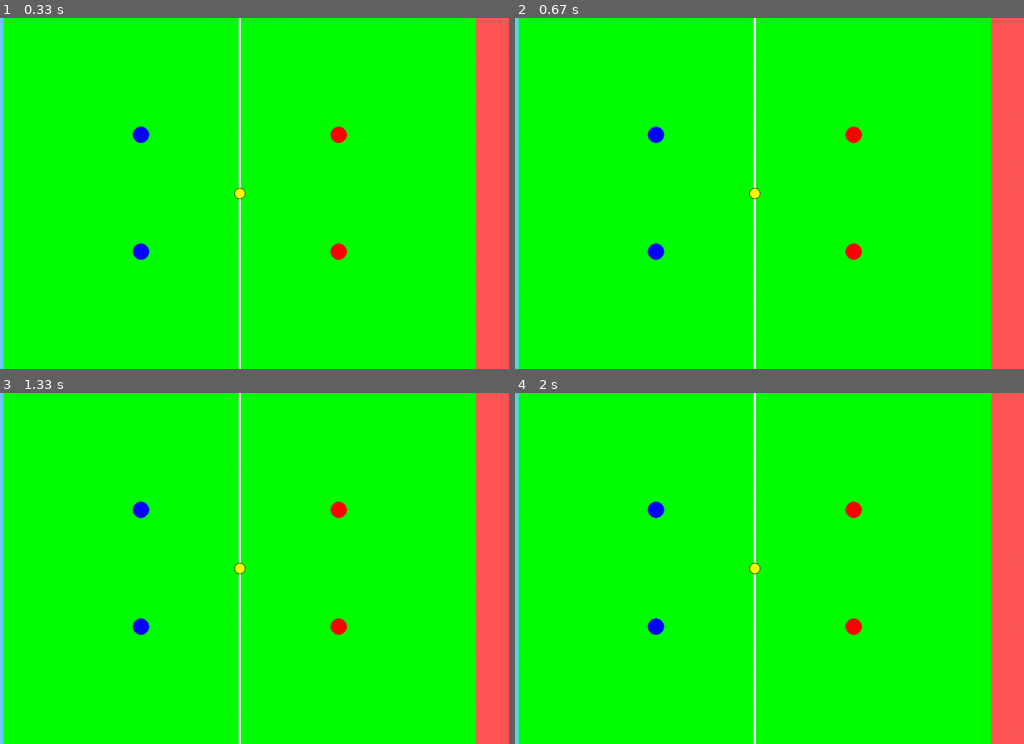
Above: before the commit, frames 1-4 (two rows, left to right).
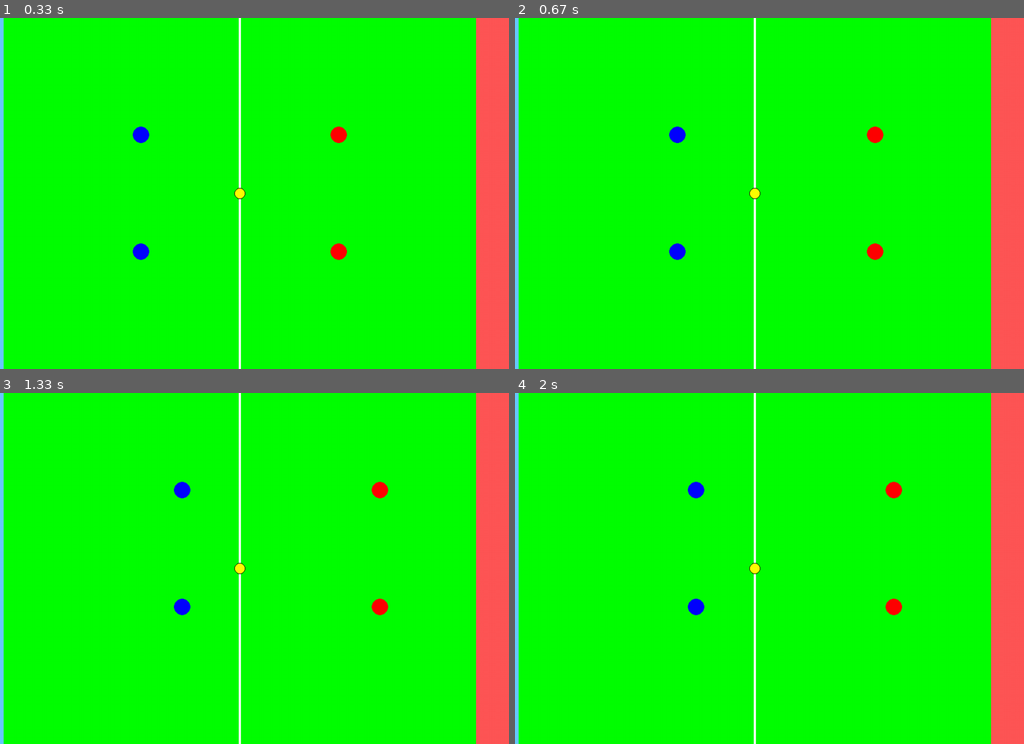
Above: after the commit, the same moments.

Repository: RL-RedLeaf/DiscUI
Game: pygame game, started from main.py
Same seed, same stepped clock (60 frames per second), same inputs: the game is played once before the commit and once after it.
Inputs:
- Up to frame 1 (0.33 s): no input
- Up to frame 2 (0.67 s): hold D from 0.33 s (still down)
- Up to frame 3 (1.33 s): release D at 0.8 s; hold W 0.83-1.13 s; hold D from 1.17 s (still down)
- Up to frame 4 (2 s): release D at 1.63 s; hold A from 1.67 s (still down)

Frame 1 is identical in both runs. In frame 2, 1.0% of the frame differs, in the area x 26-73%, y 30-69%; in frame 3, 1.0%; in frame 4, 1.0%, in the area x 26-77%, y 25-69%.

Commit message:
升级agent
现在在testmode下我们的四个球员都可以跟随键盘移动辣

Diff:
--- a/DiscUI.py
+++ b/DiscUI.py
@@ -226,7 +226,7 @@
         self.running=True
         self.mode=0 #策略模式，0为进攻，1为防守
         self.new_state=0
-        self.agent=TeamAgent(agent,self.event_bus)
+        self.agent=agent
         self.player_agent=player_agent
 
     def team_agent(self,event):               #进行队伍决策,这里接受的是gamestate的event
@@ -237,9 +237,9 @@
         num=event.team_player_num[self.team_id]
         pos_list=event.pos_dict[self.team_id]
         for i in range(num):
-            self.new_player = Player(i,self.team_id,pos_list[i],self.event_bus,self)
-            self.new_agent = PlayerAgent(self.player_agent[i],self.new_player,self.event_bus)
-            self.new_player.agent = self.new_agent
+            self.new_player = Player(i,self.team_id,pos_list[i],self.event_bus,self,self.player_agent[i])
+            self.player_agent[i].player = self.new_player
+            self.player_agent[i].event_bus = self.event_bus
             self.player_list.append(self.new_player)
         self.event_bus.publish(TeamStateEvent(self,self))
 
@@ -258,13 +258,13 @@
         self.pos=pos
         self.team=team
         self.agent=agent
-        self.event_bus.subscribe(TeamModeEvent,self.set_team_mode)
-        pass
-
-    def set_team_mode(self,event:TeamModeEvent):                     #队员自己的决策
+        self.event_bus.subscribe(TeamModeEvent,self.main)
+        pass
+    def __str__(self):
+        return f"TeamMember:{self.id} from Team:{self.team_id}"
+    def main(self,event:TeamModeEvent):                     #队员自己的决策
         self.team_mode = event.mode
         self.agent.inform(event.gamestate)
-    def main(self):
         self.agent.agent()
     def fetch(self,disc):
         self.event_bus.publish(DiscCaughtEvent(self,disc))
@@ -352,6 +352,7 @@
         if self.state == 3:  #处理飞盘抢夺。我选择直接随机（
             self.holder = self.sub_holder[random.randrange(0,len(self.sub_holder))]
             self.state = 2
+            self.pos = self.holder.pos
 
         """这里要补一个处理抢夺飞盘的逻辑, 但是空白太小写不下, 留待后人来写awa"""
 
@@ -413,23 +414,10 @@
         pygame.display.flip()
 
 
-def player_agent_tester(self,event):
-    # if event.sender.team_id == self.team_id:
-    #     print(1)
-    # else:
-    #     pass
-    pass
-def team_agent_tester(self,event):
-    pass
-    # print(2)
-    # self.event_bus.publish(TeamModeEvent(self, self))
-
-
-class PlayerAgent:
-    def __init__(self,agent_func,player,event_bus):
-        self.agent_func = agent_func
-        self.event_bus = event_bus
-        self.player = player
+class PlayerAgentBase:
+    def __init__(self):
+        self.event_bus = None
+        self.player = None
         self.memory = {}
 
     def inform(self,gamestate):
@@ -466,55 +454,31 @@
         self.action = self.agent_func()
         self.act()
 
+    def agent_func(self):
+        pass
+
     def act(self):
         if 'move' in self.action:
             self.player.pos = self.action['move']
         elif 'catch' in self.action:
             self.player.fetch(self.disc)
         elif 'throw' in self.action:
-            self.player.throw(self.disc,self.action['throw']['power'])
+            self.player.throw(self.disc,self.action['throw'])
         elif 'memory_update' in self.action:
             self.memory = self.action['memory_update']
         else:
+            print(self.player," do nothing")
             return 0
         pass
 
-class TeamAgent:
-    def __init__(self,agent_func,event_bus):
-        self.agent_func = agent_func
-        self.event_bus = event_bus
+class TeamAgentBase:
+    def __init__(self):
+        self.agent_func = None
+        self.event_bus = None
         self.memory = {}
 
     def inform(self,gamestate):
         pass
-    #     self.disc = gamestate.disc
-    #     self.information ={
-    #         'my_position': self.player.pos,
-    #         'my_team_id': self.player.team_id,
-    #         'my_id': self.player.id,
-    #         'my_memory':self.memory,
-    #         'disc': {
-    #             'position': gamestate.disc.pos,
-    #             'state': gamestate.disc.state,
-    #             'holder': gamestate.disc.holder,
-    #             'height': gamestate.disc.height,
-    #         },
-    #         'teammates': [
-    #             {'position': p.pos, 'id': p.id}
-    #             for p in gamestate.teams[self.player.team_id].player_list
-    #             if p.id != self.player.id
-    #         ],
-    #         'opponents': [
-    #             {'position': p.pos, 'id': p.id}
-    #             for p in gamestate.teams[3 - self.player.team_id].player_list  # 3-team_id得到对手队伍ID
-    #         ],
-    #         'score_zones': {
-    #             'my_zone': (0, 0, 60, gamestate.screen.get_height()) if self.player.team_id == 1
-    #                       else (gamestate.screen.get_width()-60, 0, 60, gamestate.screen.get_height()),
-    #             'opponent_zone': (gamestate.screen.get_width()-60, 0, 60, gamestate.screen.get_height()) if self.player.team_id == 1
-    #                             else (0, 0, 60, gamestate.screen.get_height())
-    #         }
-    #     }
 
     def agent(self):
         pass
@@ -527,14 +491,43 @@
 
 import sys
 '''主程序接口'''
+
+
+class PlayerAgent(PlayerAgentBase):
+    def __init__(self):
+        super().__init__()
+    def agent_func(self):
+        keys = pygame.key.get_pressed()
+        dt = 1/60
+        tgt_pos = [self.player.pos[0], self.player.pos[1]]
+        if keys[pygame.K_w]:
+            tgt_pos[1] -= 30 * dt
+        if keys[pygame.K_s]:
+            tgt_pos[1] += 30 * dt
+        if keys[pygame.K_a]:
+            tgt_pos[0] -= 30 * dt
+        if keys[pygame.K_d]:
+            tgt_pos[0] += 30 * dt
+        return {"move": tgt_pos}
+    pass
+
+class TeamAgent(TeamAgentBase):
+    def __init__(self):
+        super().__init__()
+
+    def agent(self,event):
+        pass
+
+
+
 def game(player_num,team_agent_list=None,player_agent_list=None,testmode=False):
     pygame.init()                                   #初始化pygame
     screen = pygame.display.set_mode((980,640))
     clock = pygame.time.Clock()
 
     if testmode:
-        player_agent_list=[[player_agent_tester for i in range(player_num)],[player_agent_tester for i in range(player_num)]]
-        team_agent_list=[team_agent_tester,team_agent_tester]
+        player_agent_list=[[PlayerAgent() for i in range(player_num)],[PlayerAgent() for i in range(player_num)]]
+        team_agent_list=[TeamAgent(),TeamAgent()]
 
     Game=DiscGame(                                  #创建游戏
         screen,clock,
